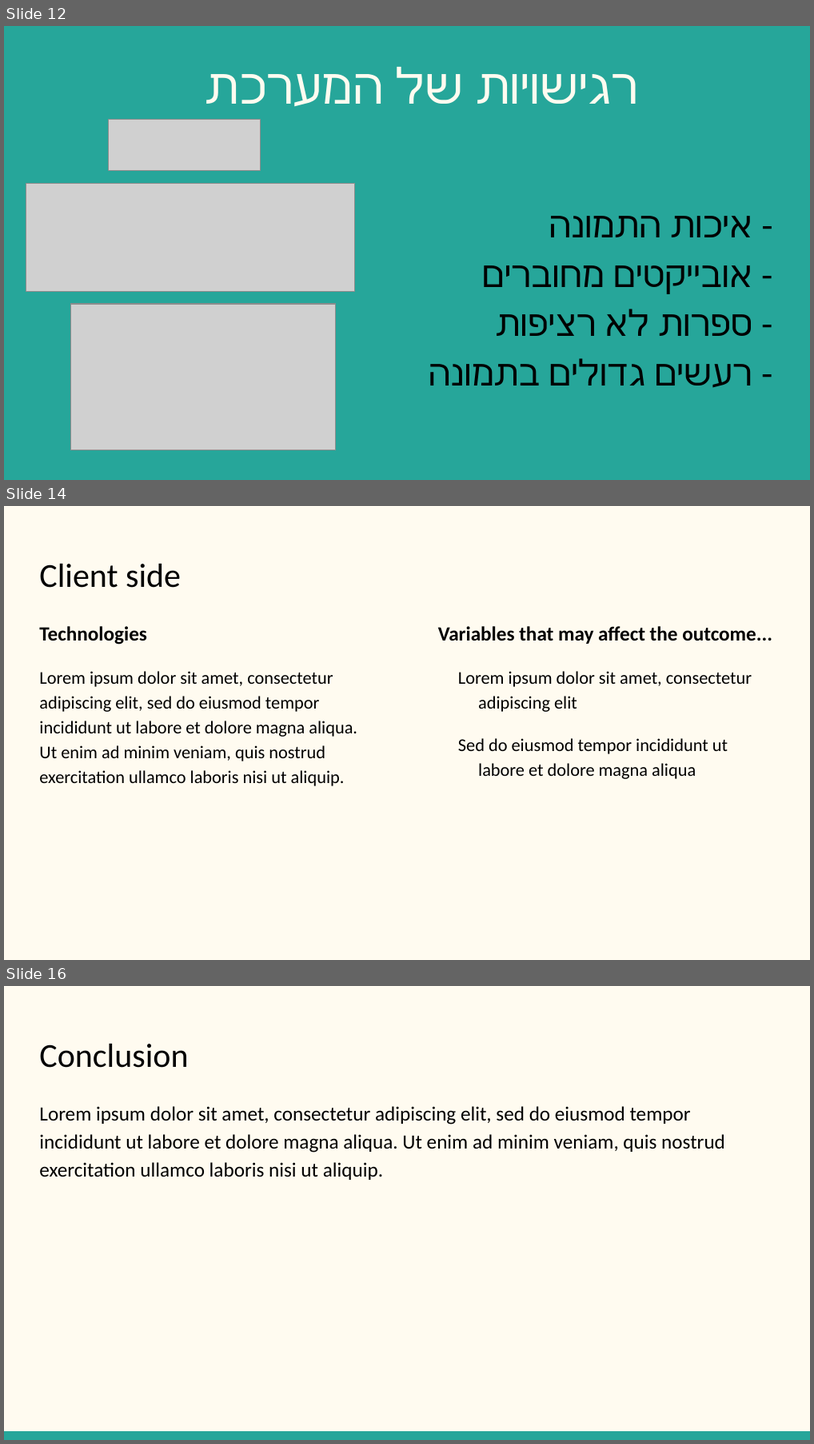
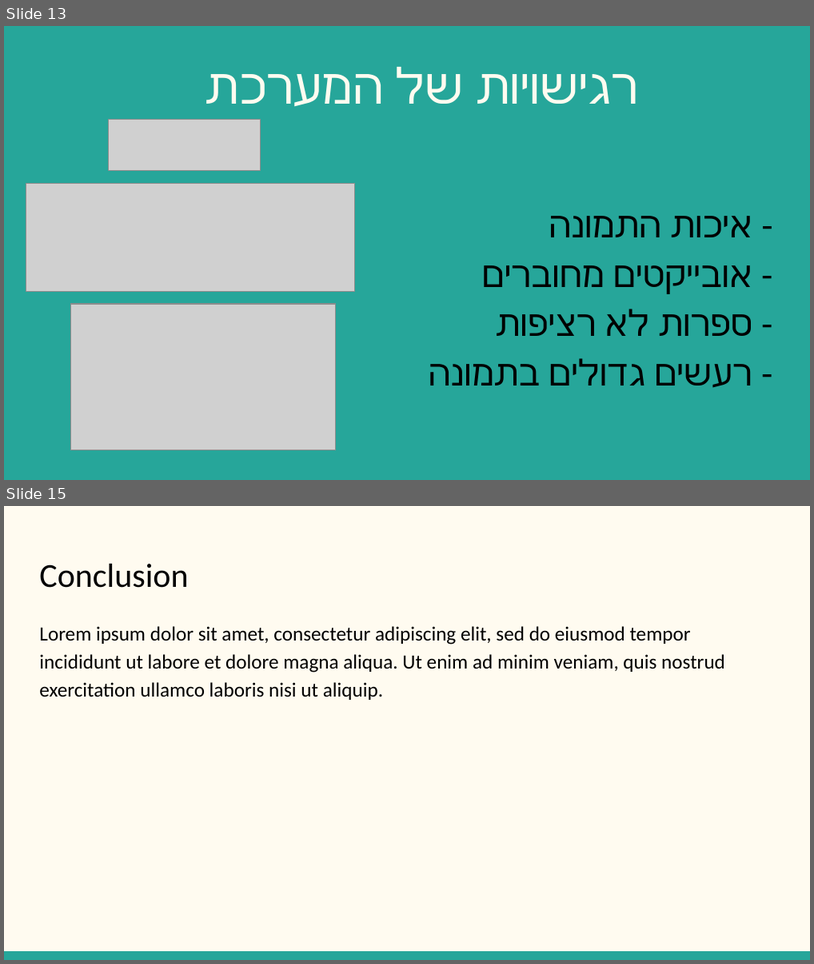
Before and after one commit to dolevbs/FinalsProject, a slide deck: מקרר חכם.pptx. Shown one above the other, each under a label of ours: slides 12, 14 and 16 before the commit, slides 13 and 15 after it; the slides between them are not shown. The pictures are 814x1444 and 814x964 pixels, drawn with LibreOffice and Linux fonts; fonts in the diff are those of the drawing; grey boxes stand for pictures. Boxes give left, top, right and bottom in pixels: in the first picture for what was removed or moved away, otherwise in the second. Text is boxed around its words. In the diff, an @@ line names an element or a change of style, - is before the commit and + after.

```diff
--- a/מקרר חכם.pptx
+++ b/מקרר חכם.pptx
@@ slide 14 removed at (4,506,810,960), background #FFFBF0 @@
@@ title removed at (39,564,181,588) @@
-Client side
@@ text removed at (39,626,358,786) @@
-Technologies
-Lorem ipsum dolor sit amet, consectetur adipiscing elit, sed do eiusmod tempor incididunt ut labore et dolore magna aliqua. Ut enim ad minim veniam, quis nostrud exercitation ullamco laboris nisi ut aliquip.
@@ text removed at (438,626,773,779) @@
-Variables that may affect the outcome...
-Lorem ipsum dolor sit amet, consectetur adipiscing elit
-Sed do eiusmod tempor incididunt ut labore et dolore magna aliqua
@@ what was slide 12 is now slide 13 @@
@@ what was slide 16 is now slide 15 @@
```
Also in this commit, not shown: 3 slides changed, 2 slides added, 2 other slides removed, 24 other files.
